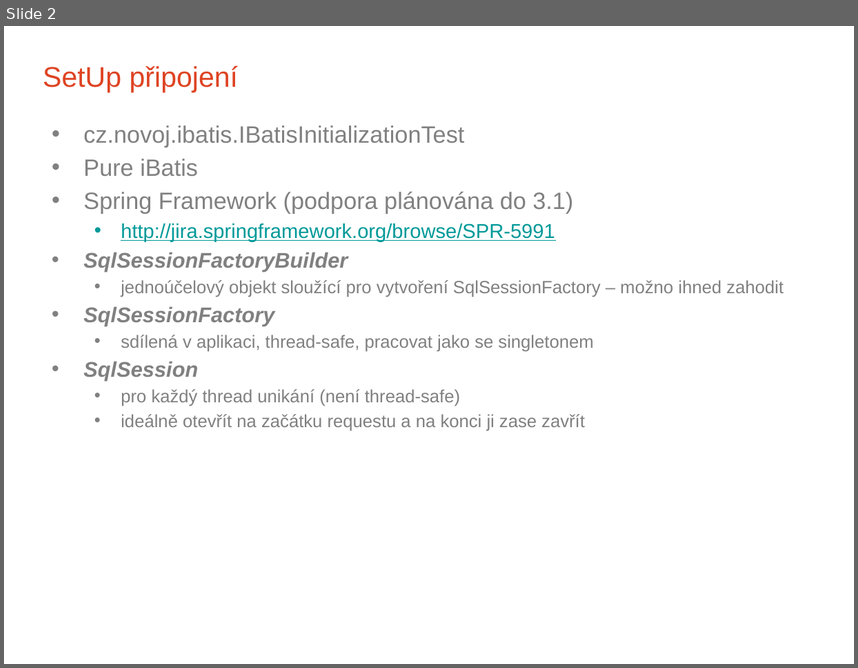
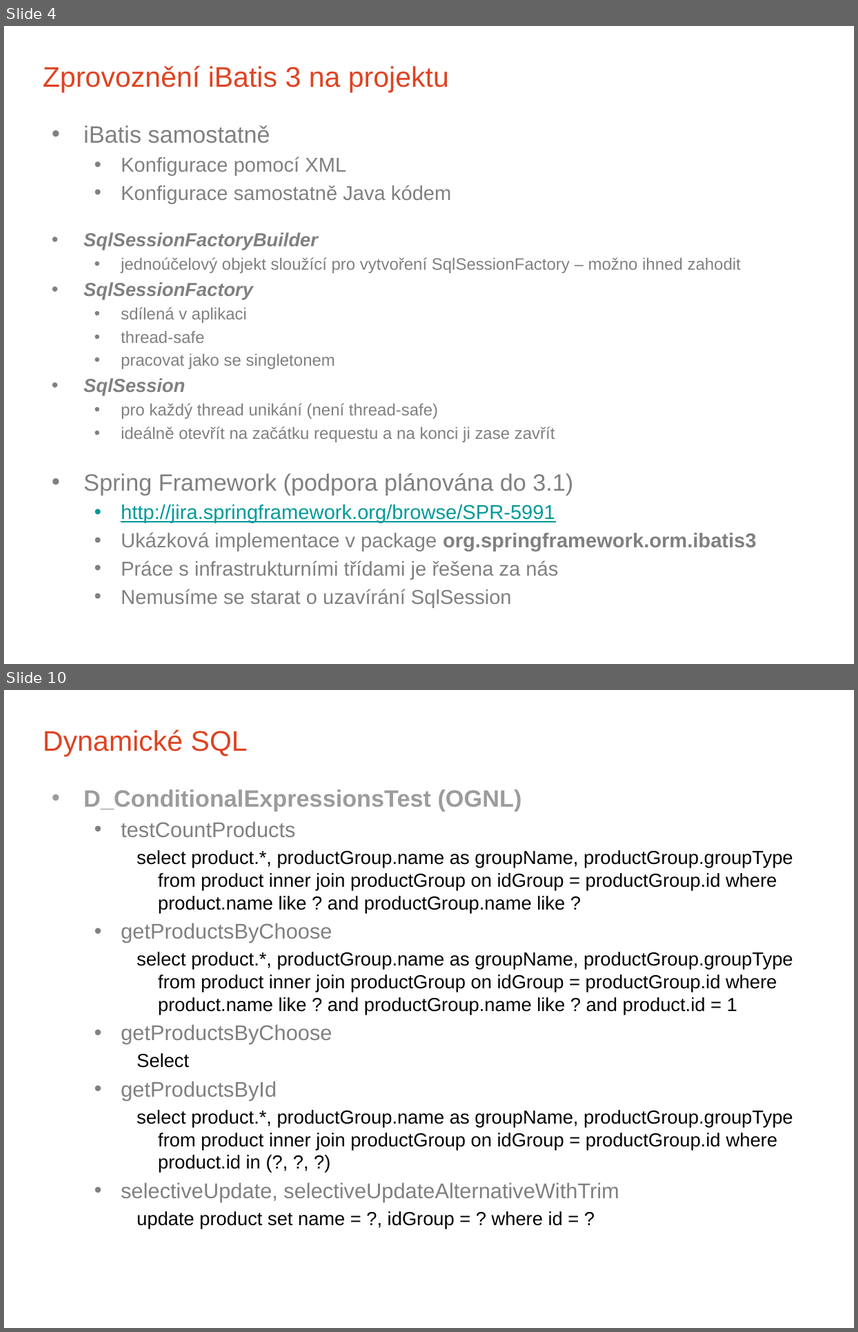
Before and after one commit to novoj/iBatisWorkShop, a slide deck: docs/iBatis 3 Workskop CZJUG.pptx. Shown one above the other, each under a label of ours: slide 2 before the commit, slides 4 and 10 after it; the slides between them are not shown. The pictures are 858x668 and 858x1332 pixels, drawn with LibreOffice and Linux fonts; fonts in the diff are those of the drawing; background and template pictures are left out. Boxes give left, top, right and bottom in pixels: in the first picture for what was removed or moved away, otherwise in the second. Text is boxed around its words. In the diff, an @@ line names an element or a change of style, - is before the commit and + after.

```diff
--- a/docs/iBatis 3 Workskop CZJUG.pptx
+++ b/docs/iBatis 3 Workskop CZJUG.pptx
@@ slide 10 added at box(4, 690, 854, 1328), background picture (left out) @@
@@ title added at box(43, 729, 248, 756), 24 pt, text #DE4322 @@
+Dynamické SQL
@@ text added at box(83, 789, 793, 1229), 16 pt, text #000000 @@
+• D_ConditionalExpressionsTest (OGNL)
+  • testCountProducts
+    select product.*, productGroup.name as groupName, productGroup.groupType from product inner join productGroup on idGroup = productGroup.id where product.name like ? and productGroup.name like ?
+  • getProductsByChoose
+    select product.*, productGroup.name as groupName, productGroup.groupType from product inner join productGroup on idGroup = productGroup.id where product.name like ? and productGroup.name like ? and product.id = 1
+  • getProductsByChoose
+    Select
+  • getProductsById
+    select product.*, productGroup.name as groupName, productGroup.groupType from product inner join productGroup on idGroup = productGroup.id where product.id in (?, ?, ?)
+  • selectiveUpdate, selectiveUpdateAlternativeWithTrim
+    update product set name = ?, idGroup = ? where id = ?
@@ text added at box(47, 1297, 543, 1328), 14 pt, text #FFFFFF, bold @@
+www.fg.cz
@@ page number added at box(626, 1299, 829, 1328), 14 pt, text #FFFFFF, bold @@
+10
@@ what was slide 2 is now slide 4 @@
@@ slide 4 changed as well @@
@@ title at box(43, 65, 449, 92): text changed @@
-SetUp připojení
+Zprovoznění iBatis 3 na projektu
@@ text at box(83, 125, 451, 203): text changed; size 20 to 17 pt @@
-• cz.novoj.ibatis.IBatisInitializationTest
-• Pure iBatis
-• Spring Framework (podpora plánována do 3.1)
-  • http://jira.springframework.org/browse/SPR-5991
+• iBatis samostatně
+  • Konfigurace pomocí XML
+  • Konfigurace samostatně Java kódem
@@ text at box(83, 232, 741, 442): size 18 to 16 pt in "SqlSessionFactoryBuilder", "SqlSessionFactory", "SqlSession"; size 15 to 14 pt in "jednoúčelový objekt sloužící pro vytvoření SqlSessionFactory ...", "pro každý thread unikání (není thread-safe)", "ideálně otevřít na začátku requestu a na ..." @@
@@ text at box(121, 307, 335, 369): text changed; size 15 to 14 pt @@
-  • sdílená v aplikaci, thread-safe, pracovat jako se singletonem
+  • sdílená v aplikaci
+  • thread-safe
+  • pracovat jako se singletonem
@@ text at box(83, 473, 757, 607): paragraphs added @@
+• Spring Framework (podpora plánována do 3.1)
+  • http://jira.springframework.org/browse/SPR-5991
+  • Ukázková implementace v package org.springframework.orm.ibatis3
+  • Práce s infrastrukturními třídami je řešena za nás
+  • Nemusíme se starat o uzavírání SqlSession
```
Also in this commit, not shown: 3 other slides changed, 8 other slides added.
